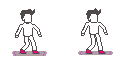
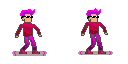
The second 128 x 64 image is a revision of the first. Changes to its layers:
painted on "Layer 2" over bbox(14, 8, 111, 56)
